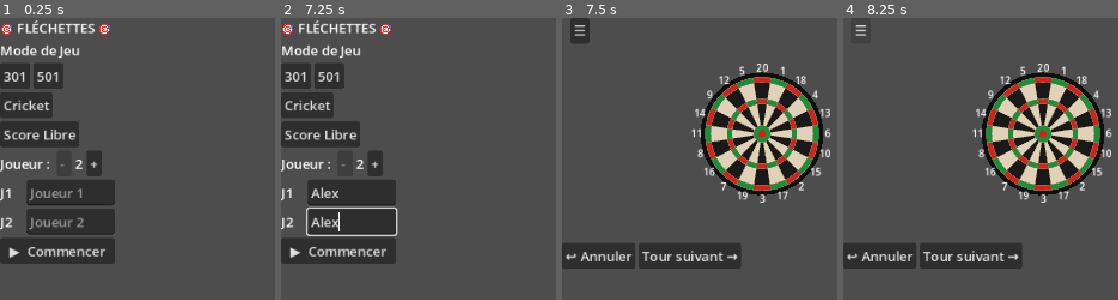
Above: before the commit, frames 1-4 (left to right).
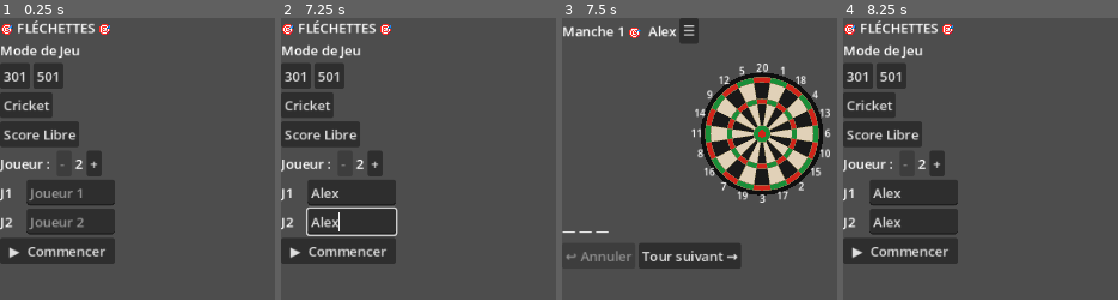
Above: after the commit, the same moments.

Repository: hugewilfried-hub/flechepointe
Game: Godot game, scene res://scenes/MainMenu.tscn
Two runs of this game, one before a commit and one after it. Both use one fixed random seed, a clock stepped at 60 frames per second and the inputs below.
Inputs (mouse positions are in pixels of both pictures, inside the frame that each line leads up to):
- Up to frame 1 (0.25 s): no input
- Up to frame 2 (7.25 s): click (352, 192) at 0.52 s; type "Alex" at 0.6 s; click (352, 221) at 0.75 s; type "Alex" at 0.83 s; click "301" at 1.25 s; click "501" at 2 s; click "Cricket" at 2.75 s; click "Score Libre" at 3.5 s; click "+" at 4.25 s; click (352, 192) at 5.02 s; type "Alex" at 5.1 s; click (352, 221) at 5.25 s; type "Alex" at 5.33 s; click (352, 252) at 5.48 s; type "Alex" at 5.57 s; click "-" at 5.75 s; click (352, 192) at 6.52 s; type "Alex" at 6.6 s; click (352, 221) at 6.75 s; type "Alex" at 6.83 s
- Up to frame 3 (7.5 s): click "▶ Commencer" at 7.25 s
- Up to frame 4 (8.25 s): click "☰" at 8 s

Frames 1-2 are identical in both runs. In frame 3, 2.2% of the frame differs, in the area x 0-50%, y 0-87%; in frame 4, 34%, in the area x 0-98%, y 0-90%.
Error before the commit: Parse Error: Expected statement, found "Indent" instead. (res://scenes/Game.gd:30)

Commit message:
Mise a jour double score
toujours le même problème

Diff:
--- a/scenes/Game.gd
+++ b/scenes/Game.gd
@@ -27,7 +27,7 @@
 func _ready() -> void:
 	btn_end_free = get_node_or_null("VBoxContainer/throw_panel/HFlowContainer/btn_end_free")
 
-		dartboard.dart_thrown.connect(_on_dart_thrown)
+	dartboard.dart_thrown.connect(_on_dart_thrown)
 
 	btn_undo.pressed.connect(_on_undo)
 	btn_next.pressed.connect(_on_next_turn)
